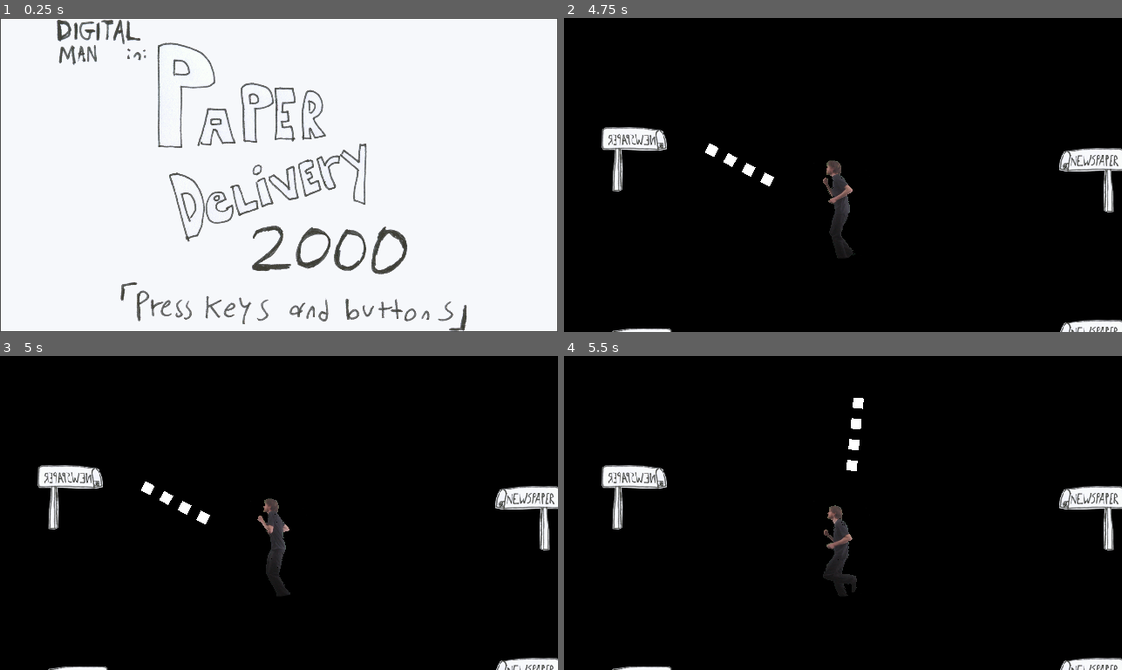
Above: before the commit, frames 1-4 (two rows, left to right).
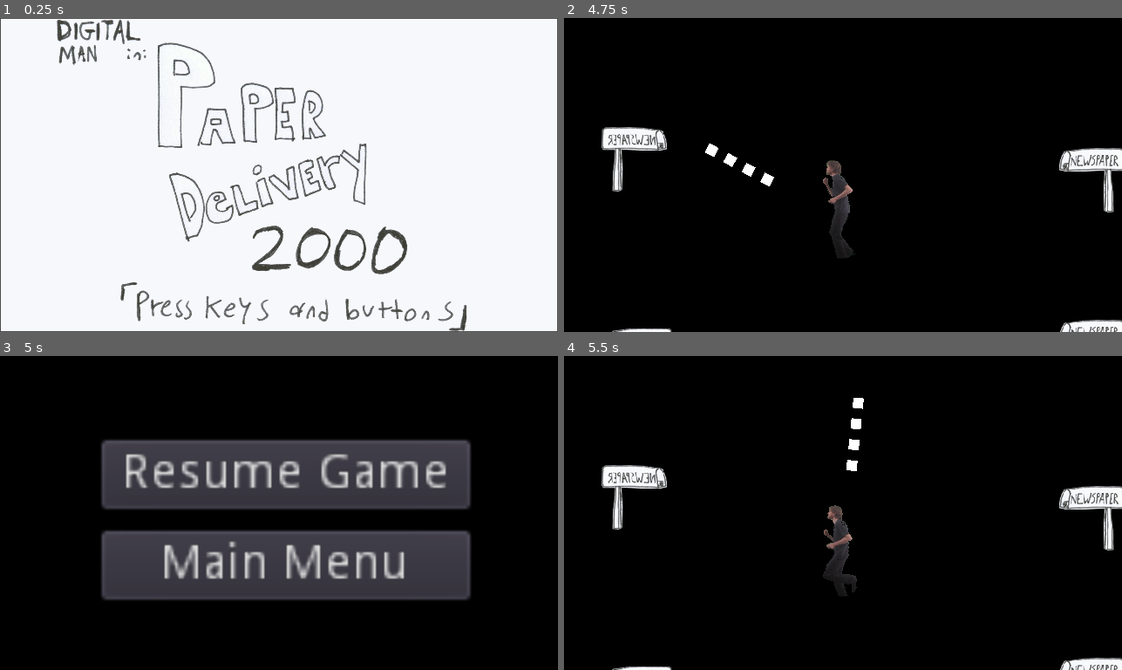
Above: after the commit, the same moments.

Repository: granumignis/PaperDelivery2000
Game: Godot game, scene res://UI/TitleScreen.tscn
Two runs of this game, one before a commit and one after it. Both use one fixed random seed, a clock stepped at 60 frames per second and the inputs below.
Inputs (mouse positions are in pixels of both pictures, inside the frame that each line leads up to):
- Up to frame 1 (0.25 s): no input
- Up to frame 2 (4.75 s): tap Enter (Menu_ChooseOption) at 0.5, 2, 3.5, 4.15 s; move the mouse to (965, 159) at 0.52 s; hold Right (ui_right) 0.53-1.28 s; tap Space at 1.25, 2.75 s; move the mouse to (731, 190) at 1.27 s; hold Down (ui_down) 1.28-2.03 s; move the mouse to (898, 105) at 2.02 s; hold Right (ui_right) 2.03-2.78 s; move the mouse to (815, 237) at 2.77 s; hold Up (ui_up) 2.78-3.53 s; move the mouse to (1010, 222) at 3.52 s; hold Left (ui_left) from 3.53 s (still down); move the mouse to (675, 127) at 4.27 s
- Up to frame 3 (5 s): keep holding Left (ui_left); tap Escape (ui_cancel) at 4.9 s
- Up to frame 4 (5.5 s): release Left (ui_left) at 5 s; click (848, 475) at 5 s, where only the run after the commit has a clickable "Resume Game"

Frames 1-2 are identical in both runs. In frame 3, 32% of the frame differs, in the area x 6-100%, y 26-100%; in frame 4, nothing differs.

Commit message:
PauseMenu.tscn now appears when pause key is pressed

Diff:
--- a/UI/In_Game_UI.tscn
+++ b/UI/In_Game_UI.tscn
@@ -1,3 +1,8 @@
-[gd_scene format=2]
+[gd_scene load_steps=2 format=2]
+
+[ext_resource path="res://UI/PauseMenu.tscn" type="PackedScene" id=1]
 
 [node name="UI" type="CanvasLayer"]
+
+[node name="PauseMenu" parent="." instance=ExtResource( 1 )]
+visible = false
--- /dev/null
+++ b/UI/PauseMenu.gd
@@ -0,0 +1,18 @@
+extends ColorRect
+
+var paused = false setget set_paused
+
+func set_paused(value):
+	paused = value
+	get_tree().paused = paused
+	visible = paused
+
+func _process(delta):
+	if Input.is_action_just_pressed("pause"):
+		self.paused = !paused
+
+func _on_ResumeButton_pressed():
+	self.paused = false
+
+func _on_MainMenuButton_pressed():
+	get_tree().change_scene("res://UI/MainMenu.tscn")
--- /dev/null
+++ b/UI/PauseMenu.tscn
@@ -0,0 +1,35 @@
+[gd_scene load_steps=2 format=2]
+
+[ext_resource path="res://UI/PauseMenu.gd" type="Script" id=1]
+
+[node name="PauseMenu" type="ColorRect"]
+pause_mode = 2
+anchor_right = 1.0
+anchor_bottom = 1.0
+color = Color( 0, 0, 0, 1 )
+script = ExtResource( 1 )
+__meta__ = {
+"_edit_use_anchors_": false
+}
+
+[node name="ResumeButton" type="Button" parent="."]
+margin_left = 29.2531
+margin_top = 24.4957
+margin_right = 135.253
+margin_bottom = 44.4957
+text = "Resume Game"
+__meta__ = {
+"_edit_use_anchors_": false
+}
+
+[node name="MainMenuButton" type="Button" parent="."]
+margin_left = 29.2531
+margin_top = 49.9515
+margin_right = 135.253
+margin_bottom = 69.9515
+text = "Main Menu"
+__meta__ = {
+"_edit_use_anchors_": false
+}
+[connection signal="pressed" from="ResumeButton" to="." method="_on_ResumeButton_pressed"]
+[connection signal="pressed" from="MainMenuButton" to="." method="_on_MainMenuButton_pressed"]
--- a/project.godot
+++ b/project.godot
@@ -107,6 +107,12 @@
 , Object(InputEventJoypadButton,"resource_local_to_scene":false,"resource_name":"","device":0,"button_index":0,"pressure":0.0,"pressed":false,"script":null)
  ]
 }
+pause={
+"deadzone": 0.5,
+"events": [ Object(InputEventKey,"resource_local_to_scene":false,"resource_name":"","device":0,"alt":false,"shift":false,"control":false,"meta":false,"command":false,"pressed":false,"scancode":16777217,"unicode":0,"echo":false,"script":null)
+, Object(InputEventJoypadButton,"resource_local_to_scene":false,"resource_name":"","device":0,"button_index":11,"pressure":0.0,"pressed":false,"script":null)
+ ]
+}
 
 [rendering]
 
